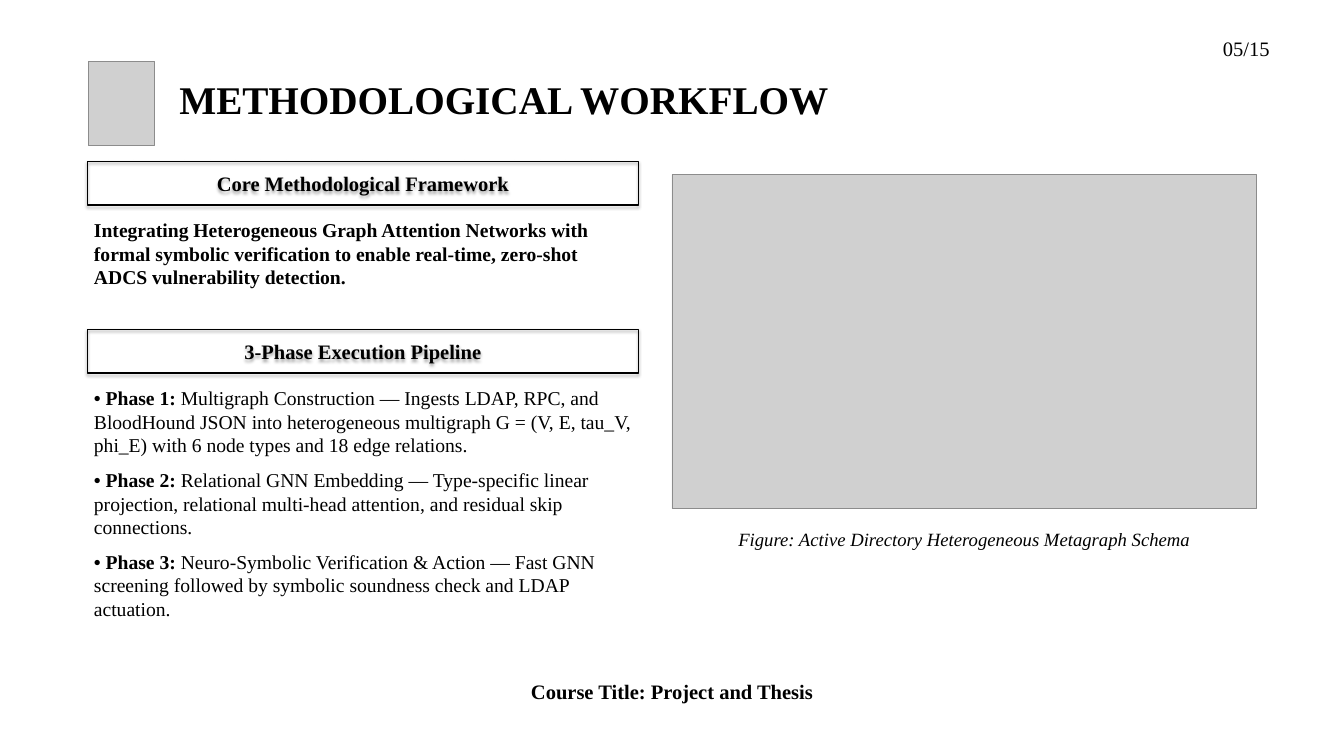
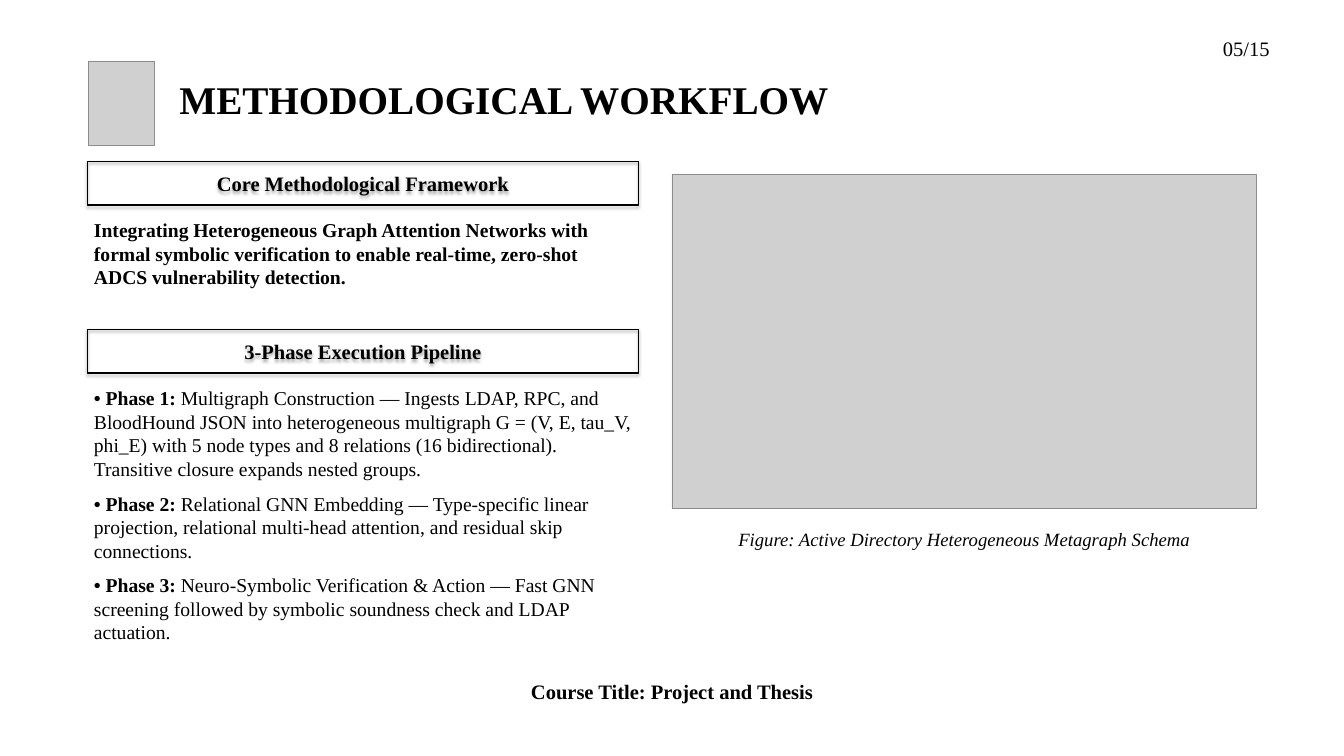
Before and after one commit to hasanshahriar32/GOAD, a slide deck: slide 5 of thesis_paper/certgraph_thesis_defense.pptx. Drawn at 1344x756 pixels with LibreOffice and Linux fonts; fonts in the diff are those of the drawing; grey boxes stand for pictures; background and template pictures are left out. Boxes give left, top, right and bottom in pixels: in the first picture for what was removed or moved away, otherwise in the second. Text is boxed around its words. In the diff, an @@ line names an element or a change of style, - is before the commit and + after.

```diff
--- a/thesis_paper/certgraph_thesis_defense.pptx
+++ b/thesis_paper/certgraph_thesis_defense.pptx
@@ text at (94, 391, 631, 481): text changed @@
-• Phase 1: Multigraph Construction — Ingests LDAP, RPC, and BloodHound JSON into heterogeneous multigraph G = (V, E, tau_V, phi_E) with 6 node types and 18 edge relations.
+• Phase 1: Multigraph Construction — Ingests LDAP, RPC, and BloodHound JSON into heterogeneous multigraph G = (V, E, tau_V, phi_E) with 5 node types and 8 relations (16 bidirectional). Transitive closure expands nested groups.
```
Also in this commit, not shown: 10 other slides changed, 2 other files.
